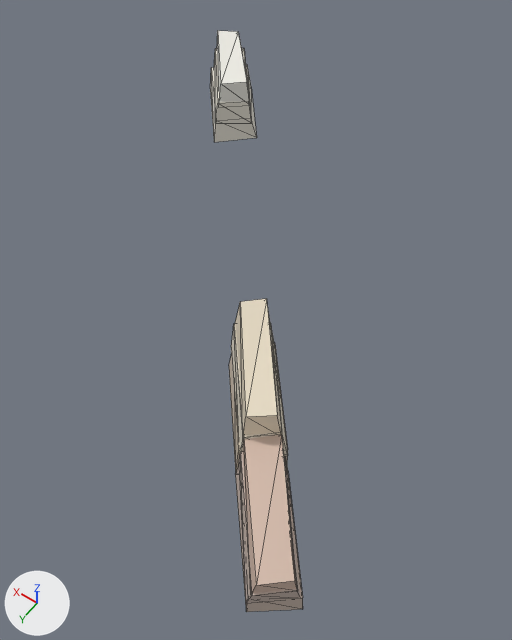
Before and after pictures for a commit that changed the glTF model assets/malta/countryside/farm_-37_-30_mid.glb.
One viewpoint serves both versions: a camera (50 mm lens) standing at (290.18, -427.13, 116.76) and looking at (293.73, -432.1, 108.95). Lighting does not change. The marker at lower left points along +X, +Y and +Z. The picture after the commit comes second. Mesh edges are drawn as thin lines. Vertices at exactly the same position are counted once.

In view in the first picture: 'geometry_0'.
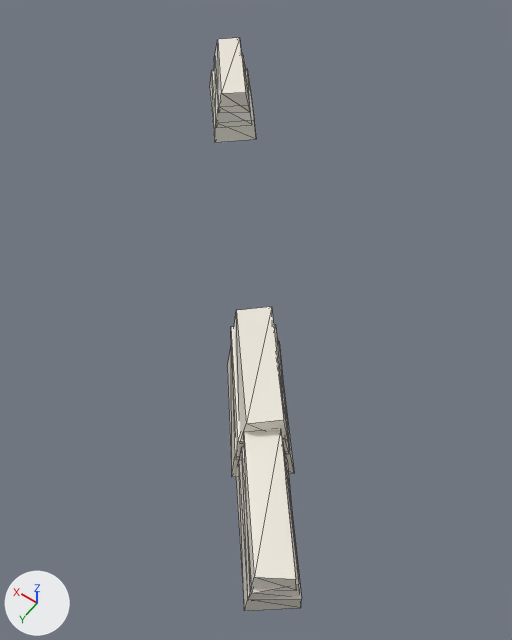
The change, as a list of edits to the scene's bpy script:
```text
Change me_geometry_0:
    remove me_geometry_0.from_pydata(...)  # 72 vertices, 108 faces; spans x 291.06..297.62, y -436.54..-428.86, z 108.93..110.29
    add me_geometry_0.from_pydata(...)  # 72 vertices, 108 faces; spans x 291.09..297.62, y -436.52..-428.85, z 108.93..110.16
    me_geometry_0 part 1: 48 of 72 vertices moved; they spanned x 291.06..293.58, y -431.69..-428.86, z 108.93..110.29 and now span x 291.09..293.59, y -431.7..-428.85, z 108.93..110.16; mean shift (0.0, 0.0, 0.0); largest move (292.2, -430.35, 110.29) -> (292.15, -430.41, 110.16)
    me_geometry_0 part 2
    me_geometry_0.vertices[48].co: (297.62, -436.09, 108.94) -> (297.62, -436.06, 108.97)  # pixel (210, 88) -> pixel (209, 87)
    me_geometry_0.vertices[49].co: (297.01, -436.54, 108.97) -> (297.02, -436.52, 108.95)  # pixel (251, 86) -> pixel (250, 87)
    me_geometry_0.vertices[50].co: (296.59, -434.86, 108.95) -> (296.58, -434.87, 108.94)  # pixel (214, 142)
    me_geometry_0.vertices[51].co: (296.03, -435.36, 108.98) -> (296.03, -435.34, 108.97)  # pixel (256, 137) -> pixel (256, 139)
    me_geometry_0.vertices[52].co: (297.08, -436.53, 109.4) -> (297.06, -436.49, 109.35)  # pixel (247, 64) -> pixel (247, 68)
    me_geometry_0.vertices[53].co: (297.58, -436.1, 109.38) -> (297.56, -436.09, 109.34)  # pixel (211, 67) -> pixel (211, 70)
    me_geometry_0.vertices[54].co: (296.55, -434.91, 109.38) -> (296.56, -434.91, 109.33)  # pixel (216, 120) -> pixel (215, 122)
    me_geometry_0.vertices[55].co: (296.1, -435.27, 109.42) -> (296.06, -435.31, 109.37)  # pixel (250, 117) -> pixel (254, 119)
    me_geometry_0.vertices[56].co: (297.54, -436.1, 109.28) -> (297.57, -436.13, 109.25)
    me_geometry_0.vertices[57].co: (297.08, -436.51, 109.29) -> (297.07, -436.51, 109.25)  # not seen -> pixel (247, 73)
    me_geometry_0.vertices[58].co: (296.57, -434.9, 109.33) -> (296.58, -434.92, 109.22)  # pixel (215, 123) -> pixel (215, 127)
    me_geometry_0.vertices[59].co: (296.1, -435.3, 109.29) -> (296.08, -435.3, 109.27)  # pixel (251, 123) -> pixel (252, 124)
    me_geometry_0.vertices[60].co: (297.1, -436.47, 109.76) -> (297.14, -436.47, 109.65)  # pixel (244, 48) -> pixel (242, 53)
    me_geometry_0.vertices[61].co: (297.49, -436.13, 109.77) -> (297.5, -436.13, 109.63)  # pixel (215, 48) -> pixel (215, 55)
    me_geometry_0.vertices[62].co: (296.51, -434.92, 109.74) -> (296.51, -434.93, 109.66)  # pixel (217, 103) -> pixel (218, 106)
    me_geometry_0.vertices[63].co: (296.13, -435.26, 109.74) -> (296.14, -435.29, 109.65)  # pixel (248, 101) -> pixel (249, 104)
    me_geometry_0.vertices[64].co: (297.49, -436.17, 109.66) -> (297.54, -436.14, 109.53)  # not seen -> pixel (213, 60)
    me_geometry_0.vertices[65].co: (297.12, -436.45, 109.65) -> (297.13, -436.45, 109.56)
    me_geometry_0.vertices[66].co: (296.51, -434.94, 109.64) -> (296.5, -434.92, 109.55)  # pixel (218, 107) -> pixel (218, 112)
    me_geometry_0.vertices[67].co: (296.11, -435.27, 109.65) -> (296.11, -435.27, 109.53)  # pixel (250, 105) -> pixel (250, 112)
    me_geometry_0.vertices[68].co: (297.18, -436.41, 110.08) -> (297.17, -436.43, 109.95)  # pixel (238, 31) -> pixel (239, 37)
    me_geometry_0.vertices[69].co: (297.47, -436.19, 110.1) -> (297.48, -436.2, 109.94)  # pixel (217, 30) -> pixel (217, 39)
    me_geometry_0.vertices[70].co: (296.48, -434.98, 110.08) -> (296.48, -434.98, 109.9)  # pixel (220, 83) -> pixel (221, 93)
    me_geometry_0.vertices[71].co: (296.15, -435.24, 110.1) -> (296.15, -435.21, 109.93)  # pixel (246, 81) -> pixel (245, 92)
    me_geometry_0 part 3: 24 faces centred in x 292.24..293.39, y -431.51..-430.21, z 109.37..110.28 are repainted in the vertex colours; the middle colour goes from pale yellow #e7ddc9 to white #ebe6da
    me_geometry_0 part 4: 12 faces centred in x 291.23..292.4, y -430.32..-428.99, z 108.94..109.3 are repainted in the vertex colours; the middle colour goes from light grey #cab9ad to light grey #ddd8cd
    me_geometry_0 part 5: 12 faces centred in x 291.24..292.39, y -430.3..-429.0, z 109.19..109.57 are repainted in the vertex colours; the middle colour goes from light grey #c8b7ad to white #e5ddd3
    me_geometry_0 part 6: 12 faces centred in x 291.26..292.38, y -430.3..-429.01, z 109.47..109.83 are repainted in the vertex colours; the middle colour goes from beige #d3b9a9 to white #eee9dd
    me_geometry_0 part 7: 12 faces centred in x 292.25..293.39, y -431.53..-430.21, z 108.94..109.46 are repainted in the vertex colours; the middle colour goes from beige #cec0ac to light grey #dbd4c8
```

What differs and where, as boxes [x1, y1, x2, y2] in the pictures (512 x 640 px; the box of a moved part takes in the faces that stretch with it):
'geometry_0', reshaped, recoloured: before [210, 31, 303, 612]; after [210, 38, 302, 611]
part 1 of me_geometry_0, moved or reshaped: before [229, 299, 303, 612]; after [227, 307, 302, 611]
part 2 of me_geometry_0, moved or reshaped: before [210, 31, 257, 142]; after [210, 38, 256, 142]
part 3 of me_geometry_0, recoloured: before [231, 299, 288, 456]; after [231, 307, 288, 456]
part 4 of me_geometry_0, recoloured: [236, 466, 302, 611] in both
part 5 of me_geometry_0, recoloured: before [239, 452, 300, 603]; after [239, 443, 300, 599]
part 6 of me_geometry_0, recoloured: [244, 435, 296, 590] in both
part 7 of me_geometry_0, recoloured: [229, 355, 288, 472] in both
